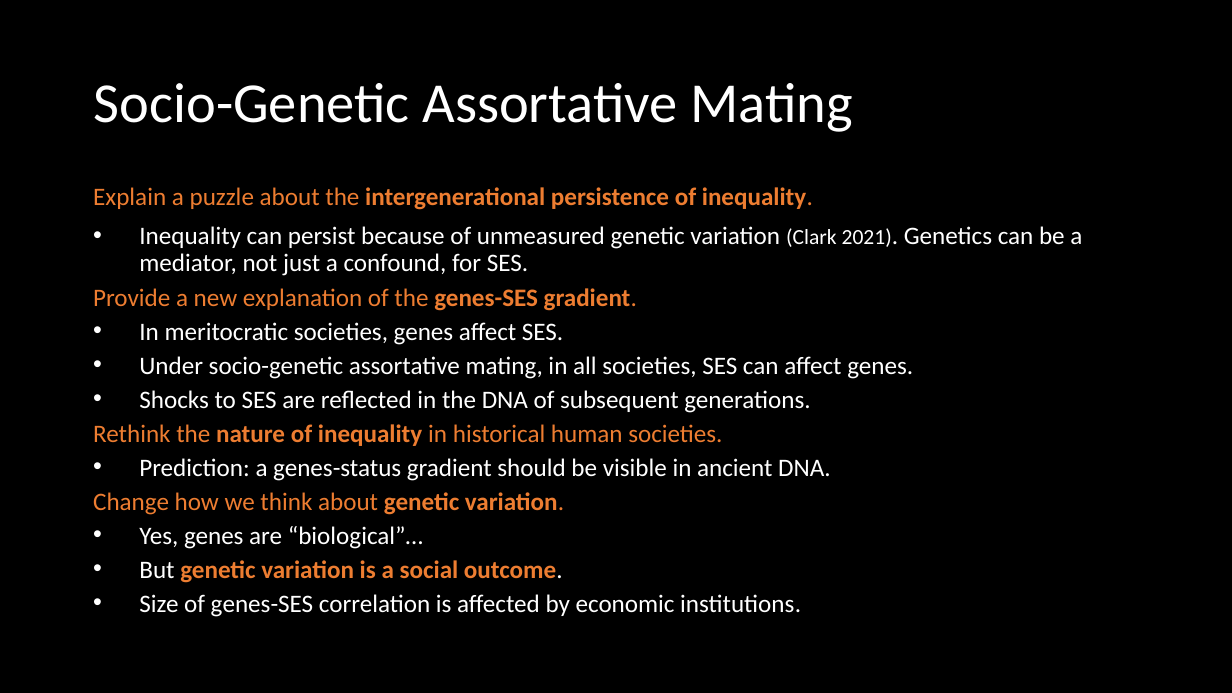
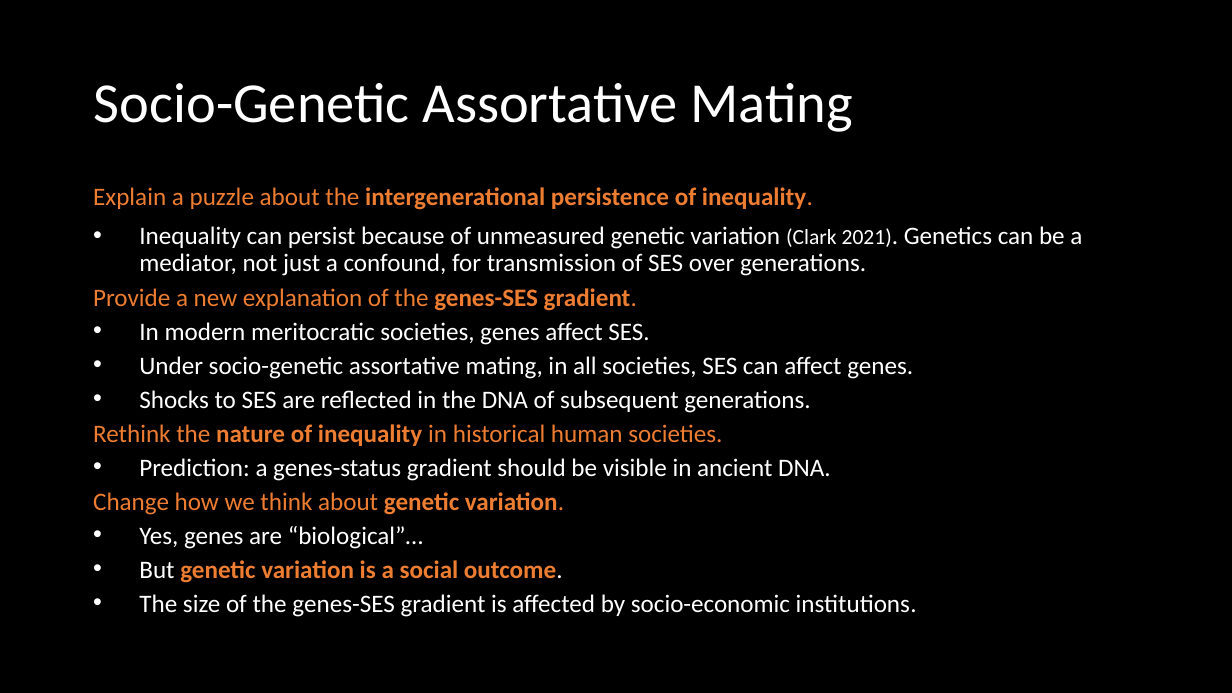
Before and after one commit to hughjonesd/trading-genetics, a slide deck: slide 13 of BGA 2022 presentation.pptx. Drawn at 1232x693 pixels with LibreOffice and Linux fonts; fonts in the diff are those of the drawing. Boxes give left, top, right and bottom in pixels: in the first picture for what was removed or moved away, otherwise in the second. Text is boxed around its words. In the diff, an @@ line names an element or a change of style, - is before the commit and + after.

```diff
--- a/BGA 2022 presentation.pptx
+++ b/BGA 2022 presentation.pptx
@@ text at [139, 226, 1082, 276]: text changed @@
-• Inequality can persist because of unmeasured genetic variation (Clark 2021). Genetics can be a mediator, not just a confound, for SES.
+• Inequality can persist because of unmeasured genetic variation (Clark 2021). Genetics can be a mediator, not just a confound, for transmission of SES over generations.
@@ text at [139, 322, 649, 345]: text changed @@
-• In meritocratic societies, genes affect SES.
+• In modern meritocratic societies, genes affect SES.
@@ text at [139, 594, 917, 617]: text changed @@
-• Size of genes-SES correlation is affected by economic institutions.
+• The size of the genes-SES gradient is affected by socio-economic institutions.
```
Also in this commit, not shown: 1 other slide changed.
